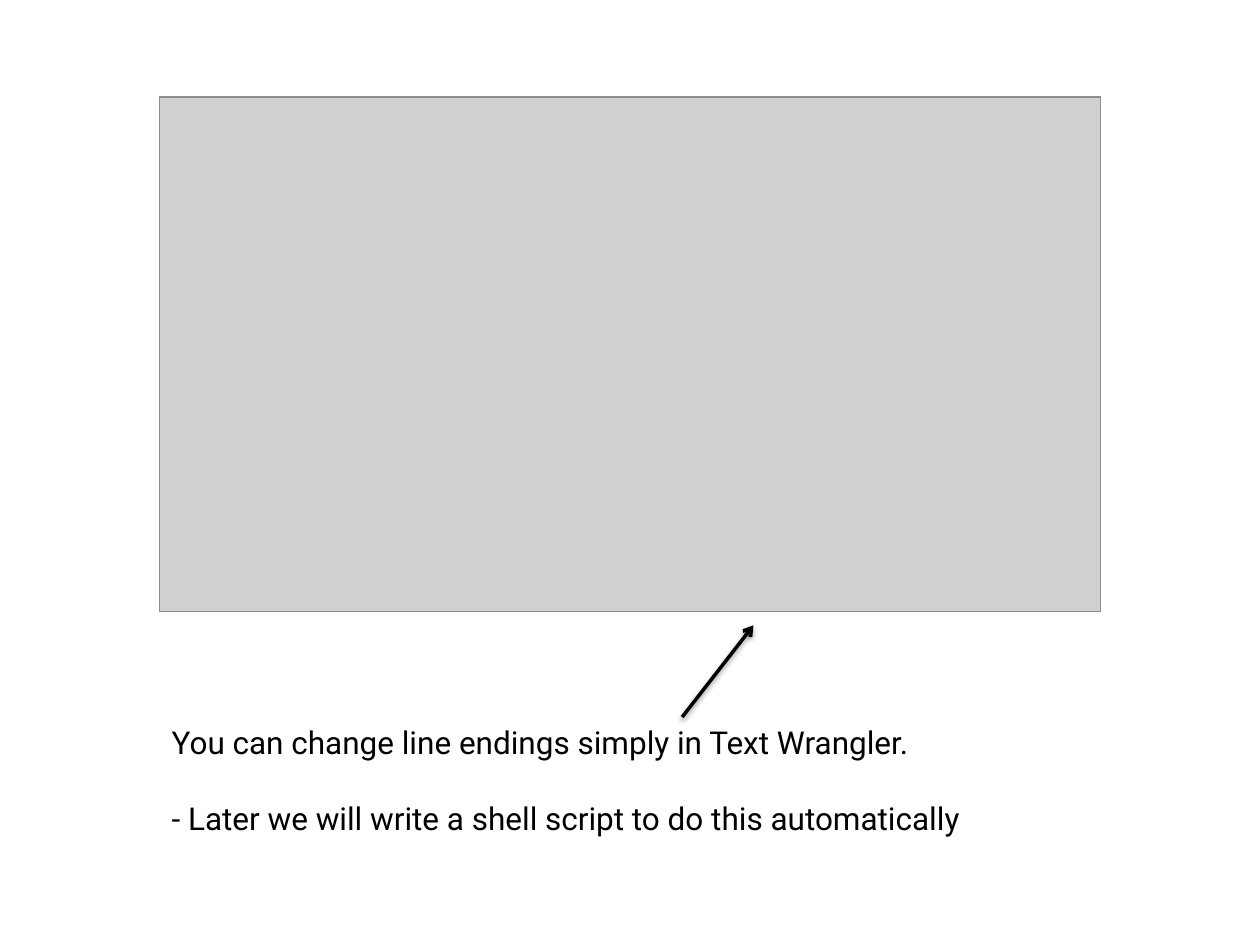
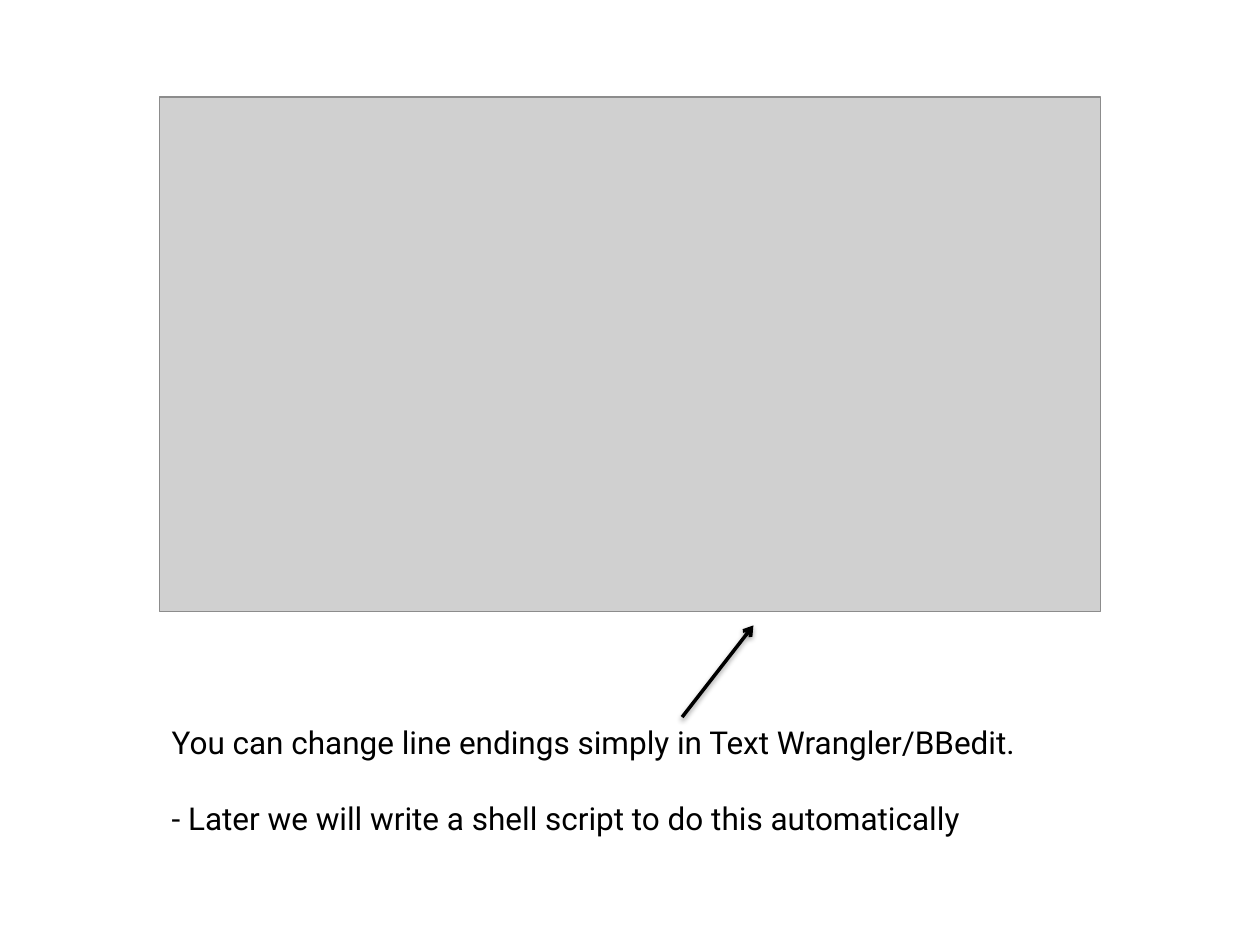
Before and after one commit to tparchman/F22_BIOL792_coursepage, a slide deck: slide 16 of week2_UnixII/week2.pptx. Drawn at 1260x945 pixels with LibreOffice and Linux fonts; fonts in the diff are those of the drawing; grey boxes stand for pictures. Boxes give left, top, right and bottom in pixels: in the first picture for what was removed or moved away, otherwise in the second. Text is boxed around its words. In the diff, an @@ line names an element or a change of style, - is before the commit and + after.

```diff
--- a/week2_UnixII/week2.pptx
+++ b/week2_UnixII/week2.pptx
@@ text at [172, 730, 1015, 761]: text changed @@
-You can change line endings simply in Text Wrangler.
+You can change line endings simply in Text Wrangler/BBedit.
```
Also in this commit, not shown: 5 other slides changed.
